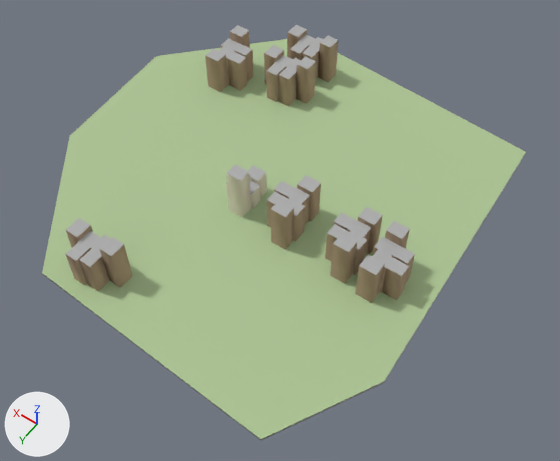
Before and after pictures for a commit that changed the glTF model godot_project/remake/sky/islands/SKY-063.lod2.glb.
The view is the same before and after, from a camera (50 mm lens) standing at (-184.0, 260.0, 364.0) and looking at (-6.0, 11.0, -28.0). Every picture has the same lights, and +X, +Y and +Z are marked at lower left. The first picture is the older version.

In view in the first picture: 'buildings', 'deck', 'rock'.
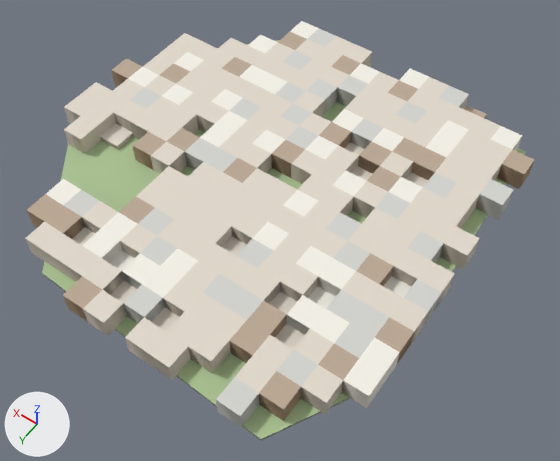
Patch to the scene script:
```diff
--- a/godot_project/remake/sky/islands/SKY-063.lod2.glb.py
+++ b/godot_project/remake/sky/islands/SKY-063.lod2.glb.py
@@ me_warren_hull @@
+me_warren_hull.from_pydata(...)  # 585 vertices, 1560 faces; spans x -120.0..150.0, y -129.0..141.0, z 0.0..13.0
+me_warren_hull.materials.append(mat_sky_lod_bldg)
@@ ob_buildings @@
-ob_buildings = bpy.data.objects.new('buildings', me_buildings)
-ob_buildings.location = (0.0, 0.0, 0.0)
@@ ob_warren_hull @@
+ob_warren_hull = bpy.data.objects.new('warren_hull', me_warren_hull)
+ob_warren_hull.location = (0.0, 0.0, 0.0)
```

What differs and where, as boxes (x1, y1, x2, y2) in the pictures (560 x 461 px):
'warren_hull', added
    after: (25, 21, 534, 428)
'buildings', deleted
    before: (66, 25, 415, 303)
'deck', unchanged, covered by the edit
    before: (42, 39, 526, 439)
    after: (42, 40, 526, 439)
